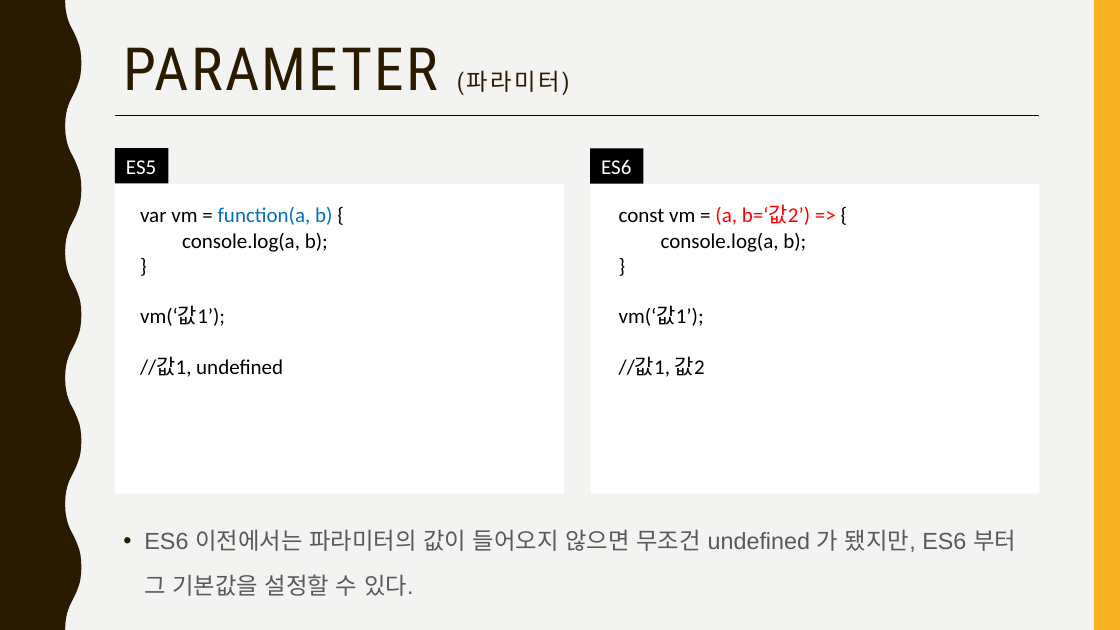
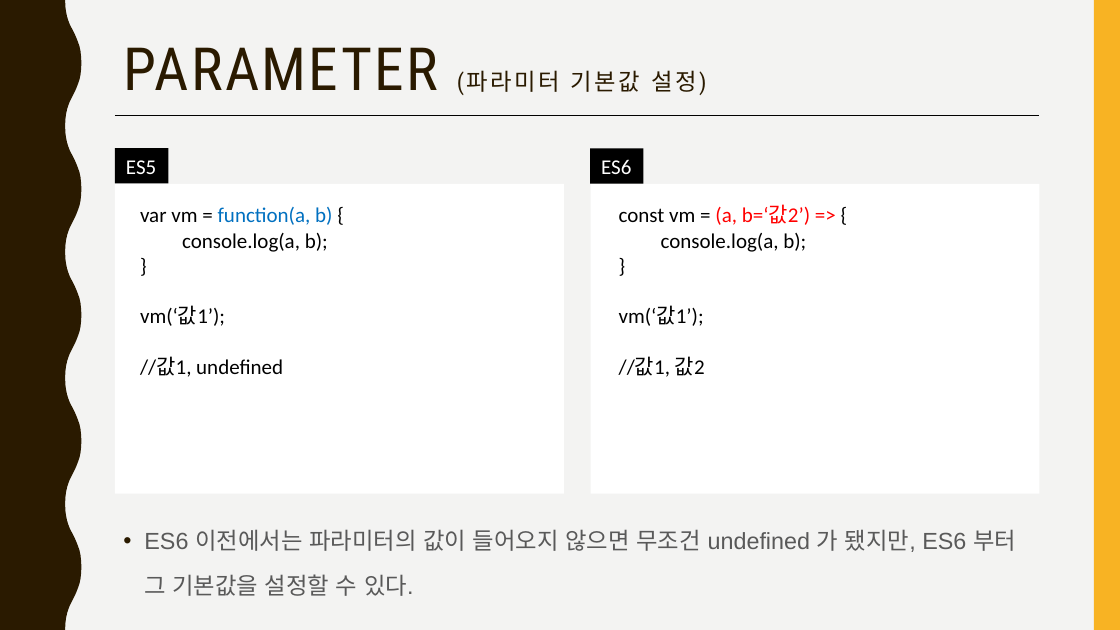
Before and after one commit to jangmang/ECMAScript6-ECMAScript201-, a slide deck: slide 9 of ES6.pptx (slide 8 before the commit). Drawn at 1120x630 pixels with LibreOffice and Linux fonts; fonts in the diff are those of the drawing. Boxes give left, top, right and bottom in pixels: in the first picture for what was removed or moved away, otherwise in the second. Text is boxed around its words. In the diff, an @@ line names an element or a change of style, - is before the commit and + after.

```diff
--- a/ES6.pptx
+++ b/ES6.pptx
@@ title at (123, 47, 696, 92): text changed; size 51 to 20 pt @@
-PARAMETER (파라미터)
+PARAMETER (파라미터 기본값 설정)
```
Also in this commit, not shown: 5 other slides changed.
